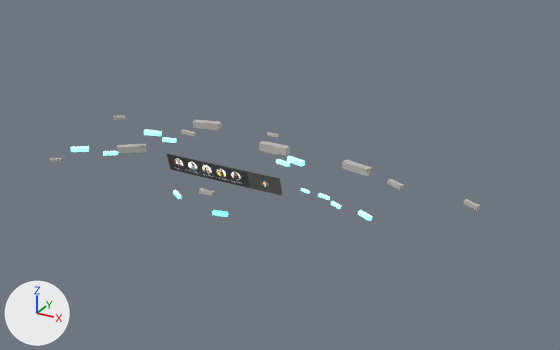
One commit to the glTF model files/fountaintest/xrpeeps_1.glb: the scene before it, then after it.
Both versions are drawn from a camera (50 mm lens) standing at (152.0, -205.0, 147.0) and looking at (18.0, 39.0, 25.0). Lighting does not change. The marker at lower left points along +X, +Y and +Z. Where no turn or scale is listed for an object, it has been applied to the vertices.
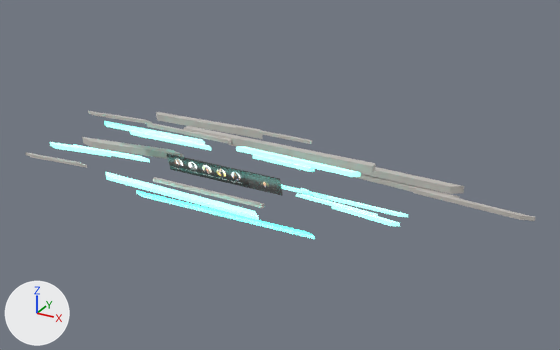
Pixel boxes (x1, y1, x2, y2) of what changed, in the pictures (560 x 350 px):
'Cube.004', rescaled (503% wider, 200% taller)
    before: (259, 141, 290, 156)
    after: (184, 126, 376, 173)
'Cube.023', turned, rescaled
    before: (173, 190, 182, 199)
    after: (105, 172, 259, 220)
'Cube.012', rescaled
    before: (342, 160, 372, 176)
    after: (294, 157, 464, 194)
'Cube.021', rescaled
    before: (212, 210, 228, 217)
    after: (136, 190, 315, 239)
'Cube', rescaled
    before: (117, 144, 146, 154)
    after: (82, 137, 183, 159)
'Cube.008', rescaled (260% wider, 133% taller)
    before: (193, 119, 222, 130)
    after: (156, 112, 263, 139)
'Cube.005', rescaled (558% wider, 191% taller)
    before: (287, 156, 305, 166)
    after: (236, 146, 360, 177)
'Cube.015', rescaled (624% wider, 175% taller)
    before: (464, 199, 480, 210)
    after: (413, 189, 535, 221)
'Cube.024', rescaled
    before: (199, 188, 214, 196)
    after: (153, 177, 264, 208)
'Cube.014', rescaled
    before: (318, 193, 330, 200)
    after: (281, 184, 408, 217)
'Cube.009', rescaled
    before: (144, 129, 162, 136)
    after: (104, 121, 205, 145)
'Cube.013', rescaled
    before: (387, 179, 404, 190)
    after: (355, 174, 460, 198)
'Cube.003', rescaled
    before: (182, 129, 196, 136)
    after: (147, 123, 232, 144)
'Cube.019', rescaled
    before: (162, 137, 177, 143)
    after: (130, 130, 211, 151)
'Cube.007', rescaled (360% wider, 83% taller)
    before: (358, 210, 372, 221)
    after: (332, 205, 400, 226)
'Cube.018', rescaled
    before: (331, 201, 341, 209)
    after: (296, 194, 378, 216)
'Cube.006', rescaled
    before: (267, 132, 279, 138)
    after: (236, 126, 312, 144)
'Cube.001', rescaled
    before: (70, 146, 89, 152)
    after: (50, 142, 111, 157)
'Cube.016', rescaled
    before: (103, 151, 118, 156)
    after: (73, 144, 150, 163)
'Cube.017', rescaled (313% wider, 100% taller)
    before: (276, 159, 290, 167)
    after: (253, 155, 314, 172)
'Cube.002', rescaled
    before: (49, 158, 62, 162)
    after: (26, 152, 87, 168)
'Cube.010', rescaled
    before: (113, 116, 126, 120)
    after: (88, 111, 152, 125)

What changed in the scene script:
```text
Change ob_cube:
    ob_cube.scale: (4.86, 4.86, 4.86) -> (4.86, 21.5, 4.86)
Change ob_cube_001:
    ob_cube_001.scale: (4.86, 4.86, 4.86) -> (4.86, 21.5, 4.86)
Change ob_cube_002:
    ob_cube_002.scale: (4.86, 4.86, 4.86) -> (4.86, 33.7, 4.86)
Change ob_cube_003:
    ob_cube_003.scale: (4.86, 4.86, 4.86) -> (4.86, 33.7, 4.86)
Change ob_cube_004:
    ob_cube_004.scale: (4.86, 4.86, 4.86) -> (4.86, 33.7, 4.86)
Change ob_cube_005:
    ob_cube_005.scale: (4.86, 4.86, 4.86) -> (4.86, 33.7, 4.86)
Change ob_cube_006:
    ob_cube_006.scale: (4.86, 4.86, 4.86) -> (4.86, 33.7, 4.86)
Change ob_cube_007:
    ob_cube_007.scale: (4.86, 4.86, 4.86) -> (4.86, 21.5, 4.86)
Change ob_cube_008:
    ob_cube_008.scale: (4.86, 4.86, 4.86) -> (4.86, 21.5, 4.86)
Change ob_cube_009:
    ob_cube_009.scale: (4.86, 4.86, 4.86) -> (4.86, 33.7, 4.86)
Change ob_cube_010:
    ob_cube_010.scale: (4.86, 4.86, 4.86) -> (4.86, 33.7, 4.86)
Change ob_cube_012:
    ob_cube_012.scale: (4.86, 4.86, 4.86) -> (4.86, 33.7, 4.86)
Change ob_cube_013:
    ob_cube_013.scale: (4.86, 4.86, 4.86) -> (4.86, 33.7, 4.86)
Change ob_cube_014:
    ob_cube_014.scale: (4.86, 4.86, 4.86) -> (4.86, 64.5, 4.86)
Change ob_cube_015:
    ob_cube_015.scale: (4.86, 4.86, 4.86) -> (4.86, 33.7, 4.86)
Change ob_cube_016:
    ob_cube_016.scale: (3.85, 3.85, 3.85) -> (3.85, 26.6, 3.85)
Change ob_cube_017:
    ob_cube_017.scale: (3.85, 3.85, 3.85) -> (3.85, 17.0, 3.85)
Change ob_cube_018:
    ob_cube_018.scale: (3.85, 3.85, 3.85) -> (3.85, 26.6, 3.85)
Change ob_cube_019:
    ob_cube_019.scale: (3.85, 3.85, 3.85) -> (3.85, 26.6, 3.85)
Change ob_cube_021:
    ob_cube_021.scale: (3.85, 3.85, 3.85) -> (3.85, 51.0, 3.85)
Change ob_cube_023:
    ob_cube_023.rotation_euler: (0.0, 0.0, 0.747) -> (0.0, 0.0, 1.499)  # degrees (0, 0, 43) -> degrees (0, 0, 86)
    ob_cube_023.scale: (3.85, 3.85, 3.85) -> (10.2, 50.2, 3.85)
Change ob_cube_024:
    ob_cube_024.scale: (4.86, 4.86, 4.86) -> (4.86, 41.2, 4.86)
```
